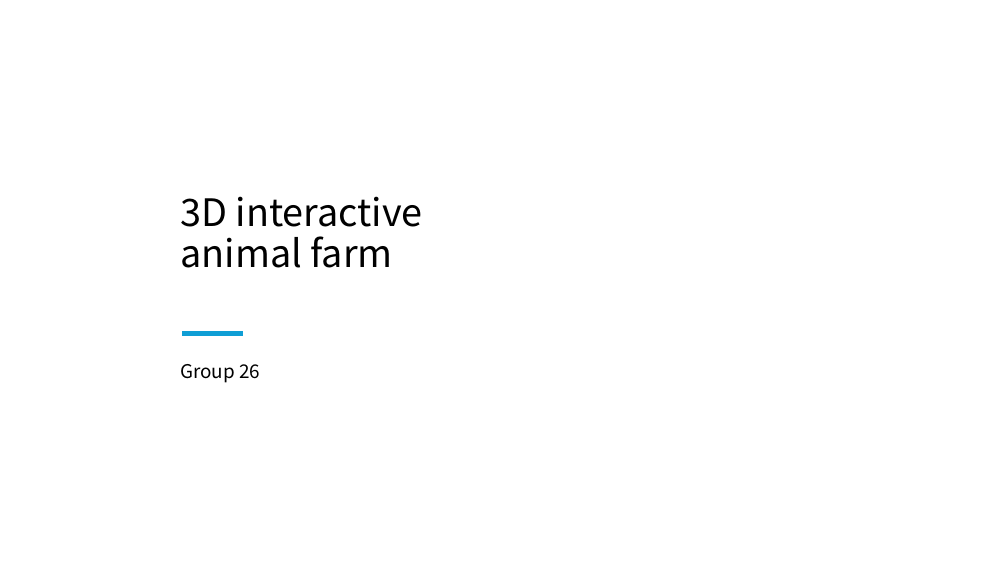
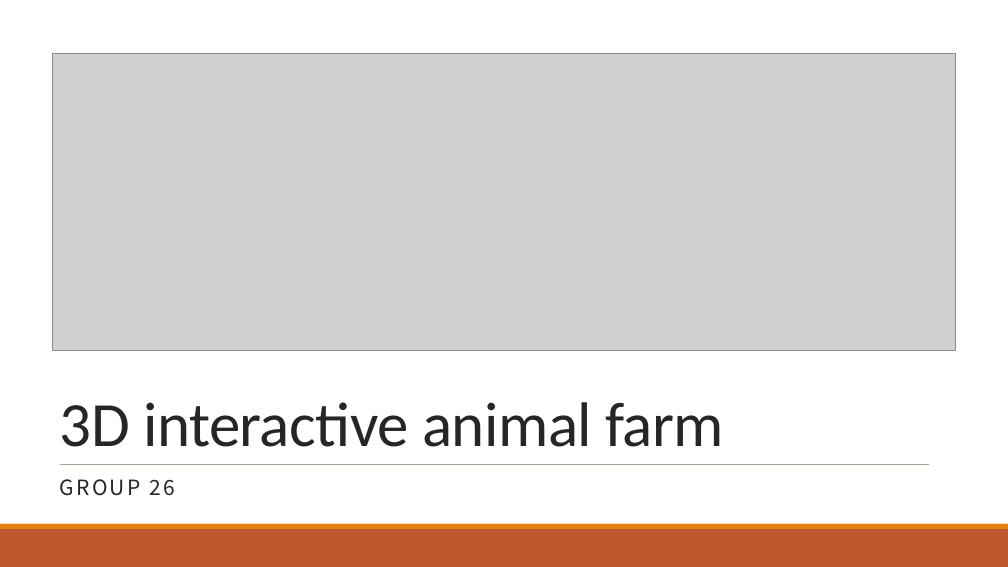
Before and after one commit to salieri009/ThreeJSUTS26, a slide deck: slide 1 of Group26Presentation.pptx. Drawn at 1008x567 pixels with LibreOffice and Linux fonts; fonts in the diff are those of the drawing; grey boxes stand for pictures; background and template pictures are left out. Boxes give left, top, right and bottom in pixels: in the first picture for what was removed or moved away, otherwise in the second. Text is boxed around its words. In the diff, an @@ line names an element or a change of style, - is before the commit and + after.

```diff
--- a/Group26Presentation.pptx
+++ b/Group26Presentation.pptx
@@ rectangle added at (x1=0, y1=0, x2=1008, y2=524), fill #FFFFFF @@
@@ picture added at (x1=52, y1=53, x2=955, y2=351) @@
@@ line removed from (182, 333) to (243, 333) @@
@@ title "3D interactive animal farm" moved from (x1=180, y1=196, x2=423, y2=268) to (x1=60, y1=402, x2=724, y2=447) @@
@@ title "3D interactive animal farm" at (x1=60, y1=402, x2=724, y2=447): size 36 to 60 pt, font Noto Sans CJK KR to Calibri, text colour #000000 to #262626, letter spacing 0 to -0.5 pt; line spacing 0.9 to 0.85; vertical alignment top to bottom @@
@@ subtitle "GROUP 26" at (x1=149, y1=479, x2=174, y2=496): vertical alignment middle to top @@
@@ line added from (60, 464) to (929, 464), #637052 0.5 pt @@
@@ subtitle at (x1=149, y1=479, x2=174, y2=496): text changed; size 18 to 20 pt; text colour #000000 to #262626 @@
-Group 26
+GROUP 26
@@ rectangle added at (x1=0, y1=524, x2=1008, y2=529), fill #E48312 @@
@@ rectangle added at (x1=0, y1=529, x2=1008, y2=567), fill #BD582C @@
```
Also in this commit, not shown: 6 other slides changed, 4 slides added, 1 other file.
